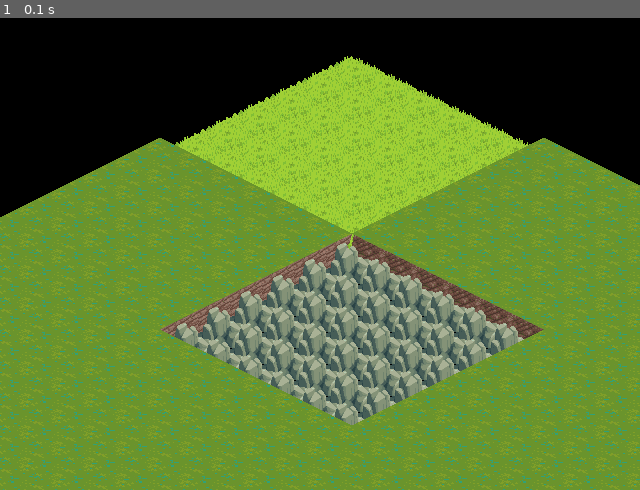
Above: before the commit, frame 1.
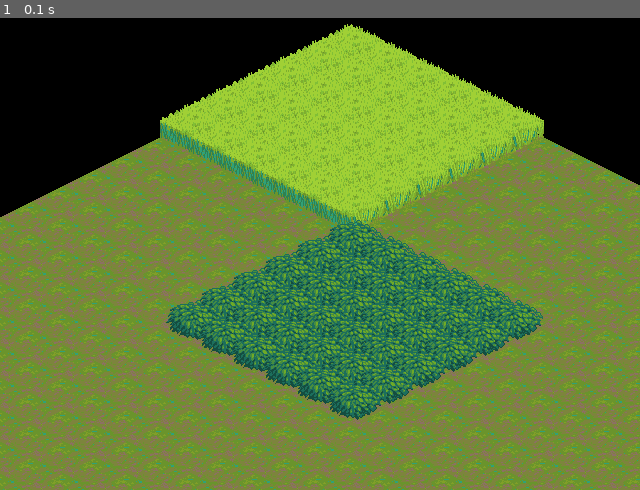
Above: after the commit, the same moment.

Repository: lugkhast/BaliwanPH
Game: pygame game, started from baliwan.py
Two runs of this game, one before a commit and one after it. Both use one fixed random seed, a clock stepped at 60 frames per second and the inputs below. The source is Python 2; it was converted automatically to run under Python 3.
Inputs:
- Up to frame 1 (0.1 s): no input

The runs differ from the first frame. In frame 1, 27% of the frame differs, in the area x 0-100%, y 1-100%.

Commit message:
Implement doodad rendering, use this to mark zones for now

Diff:
--- a/renderers/pygame/renderer.py
+++ b/renderers/pygame/renderer.py
@@ -4,37 +4,46 @@
 
 from engine.city import ZoneType
 from renderers.pygame.utils.spritesheet import Spritesheet
+from renderers.pygame.utils.textures import TextureStorage
 
 
 TOP_OFFSET = 32
+DOODAD_OFFSET_Y = -32
 
 class PygameRenderer(object):
     def __init__(self, city):
         self.city = city
         spritesheet = Spritesheet('assets/terrain_0.png')
 
-        self.plains = plains = spritesheet.image_at((64 * 2, 0, 64, 64))
-        self.rocks = rocks = spritesheet.image_at((64 * 0, 64 * 5, 64, 64))
-        self.grass = grass = spritesheet.image_at((64 * 4, 64 * 11, 64, 64))
+        self.textures = textures = TextureStorage()
 
-        self.textures = {
-            ZoneType.UNZONED: plains,
-            ZoneType.RESIDENTIAL: grass,
-            ZoneType.COMMERCIAL: rocks
+        self.zone_reps = {
+            ZoneType.UNZONED: textures.BLANK,
+            ZoneType.RESIDENTIAL: textures.DOODAD_GRASS_THICK,
+            ZoneType.COMMERCIAL: textures.DOODAD_BUSH_SMALL
         }
 
     def _get_representation(self, tile):
         # Use only the RCI bits
-        zone_reps = self.textures
+        zone_reps = self.zone_reps
         rci_type = tile.zone_type & ZoneType.ALL_TYPES
 
         if zone_reps.has_key(rci_type):
             return zone_reps[rci_type]
         else:
-            return plains
+            print 'Got unknown tile!'
+            return self.textures.BLANK
 
     def get_screen(self, surface):
+        """
+        Renders the Baliwan world.
+
+        The rendering system has a concept of layers. All layers of a tile are
+        rendered before moving on to the next one. This ensures that z-ordering
+        is correct.
+        """
         city = self.city
+        textures = self.textures
         (width, height) = surface.get_size()
         (grid_width, grid_height) = city.dimensions.as_tuple()
 
@@ -44,9 +53,14 @@
             pos_x = initial_pos_x - (32 * x)
             pos_y = 16 * x + TOP_OFFSET
             for y in range(0, grid_height):
+                # Render the landscape layer
+                surface.blit(textures.LANDSCAPE_PLAINS, (pos_x, pos_y))
+
+                # Render the doodad layer
                 image = self._get_representation(city.get_tile_at(x, y))
+                surface.blit(image, (pos_x, pos_y + DOODAD_OFFSET_Y))
 
-                surface.blit(image, (pos_x, pos_y))
+                # Increment positions
                 pos_x += 32
                 pos_y += 16
 
--- a/renderers/pygame/utils/spritesheet.py
+++ b/renderers/pygame/utils/spritesheet.py
@@ -39,3 +39,23 @@
         tups = [(rect[0]+rect[2]*x, rect[1], rect[2], rect[3])
                 for x in range(image_count)]
         return self.images_at(tups, colorkey)
+
+
+class SizedSpritesheet(object):
+    """
+    A convenient wrapper class for spritesheets that contain identically-sized
+    images
+    """
+
+    def __init__(self, filename, size_rect):
+        self.spritesheet = Spritesheet(filename)
+        self.size_rect = size_rect
+
+    def image_at(self, x_index, y_index):
+        (width, height) = self.size_rect
+
+        x_offset = width * x_index
+        y_offset = height * y_index
+
+        print (x_offset, y_offset) + self.size_rect
+        return self.spritesheet.image_at((x_offset, y_offset) + self.size_rect)
--- /dev/null
+++ b/renderers/pygame/utils/textures.py
@@ -0,0 +1,13 @@
+
+from renderers.pygame.utils.spritesheet import SizedSpritesheet
+
+class TextureStorage(object):
+    def __init__(self):
+        spritesheet = SizedSpritesheet('assets/terrain_0.png', (64, 64))
+
+        self.BLANK = spritesheet.image_at(0, 0)
+        self.LANDSCAPE_PLAINS = spritesheet.image_at(0, 1)
+
+        self.DOODAD_GRASS_THICK = spritesheet.image_at(4, 11)
+        self.DOODAD_BUSH_SMALL = spritesheet.image_at(6, 12)
+        self.DOODAD_BUSH_LARGE = spritesheet.image_at(7, 12)
